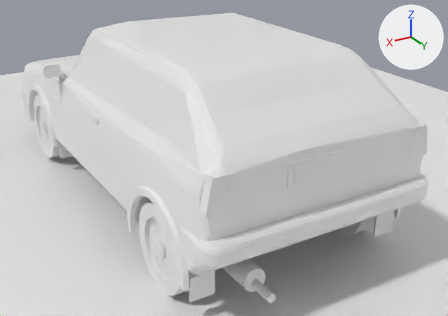
What one commit did to the Blender file blender/ljung1600/ljung1600.blend.
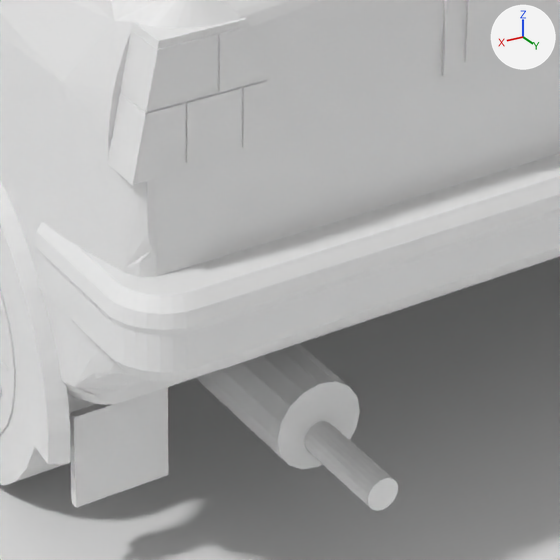
Each version appears first whole from a 50 mm lens placed at (2.118, 4.465, 1.757), pointed at (-0.214, 0.579, -0.186), and next in a close-up on the part from 38% to 71% of the width and 53% to 100% of the height. Lighting does not change. The marker at upper right points along +X, +Y and +Z. The first two pictures are the older version.

The first close-up shows 'body', 'bumper_rear', 'exhaust', 'flap_RL', 'flare_RL', 'ground', 'muffler', 'plate_rear', 'rim.002', 'taillamp_L', 'wheel.002'.
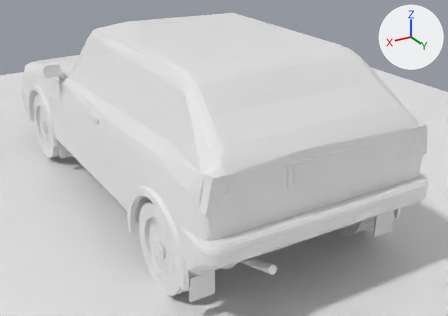
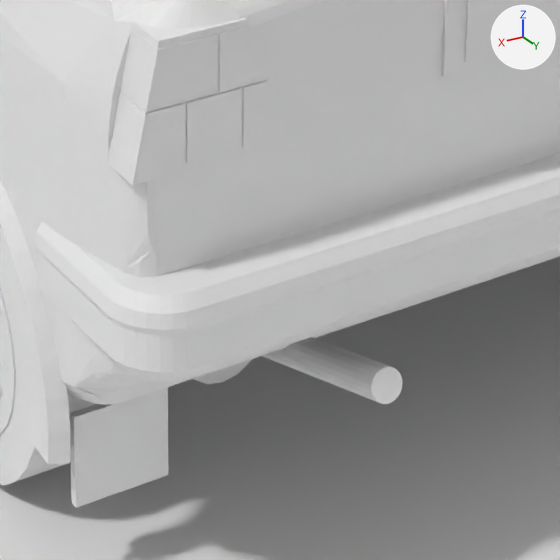
Commit message: fix: tuck the Ljung exhaust up against the underbody

What differs and where, as boxes [x1, y1, x2, y2] in the close-ups (560 x 560 px):
'muffler', moved: before [197, 344, 360, 470]; after [194, 359, 252, 384]
'exhaust', reshaped, moved: before [304, 421, 398, 511]; after [263, 337, 402, 404]

The edits, one by one:
me_exhaust is used by ob_exhaust; location (0.42, 2.065, -0.315).
me_exhaust had 40 vertices, 22 faces and spanned x -0.027..0.027, y -0.085..0.085, z -0.027..0.027.
me_exhaust now has 40 vertices, 22 faces and spans x -0.027..0.027, y -0.233..0.233, z -0.093..0.093.
me_exhaust part 1: the whole mesh is multiplied about its middle by the matrix ((1.0, 0.0, 0.0), (0.0, 2.647, -0.287), (0.0, 0.794, 0.958)).
Object 'muffler' (ob_muffler) moves from (0.42, 1.85, -0.295) to (0.42, 1.57, -0.3).
Object 'exhaust' (ob_exhaust) moves from (0.42, 2.065, -0.315) to (0.42, 1.925, -0.194).
